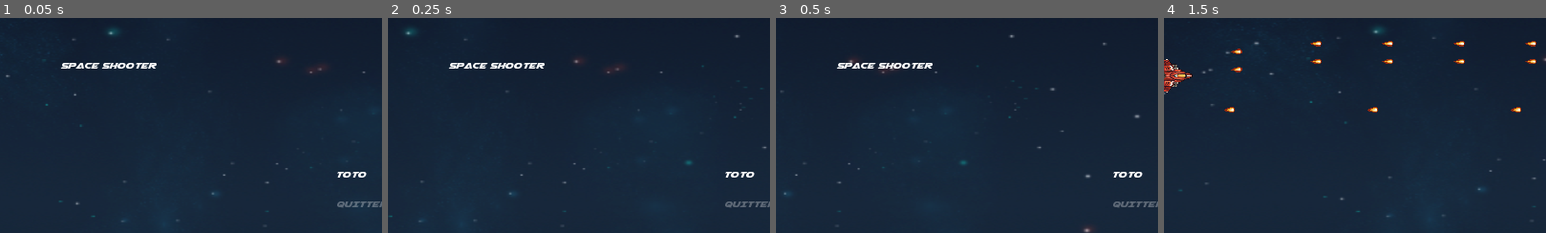
Above: before the commit, frames 1-4 (left to right).
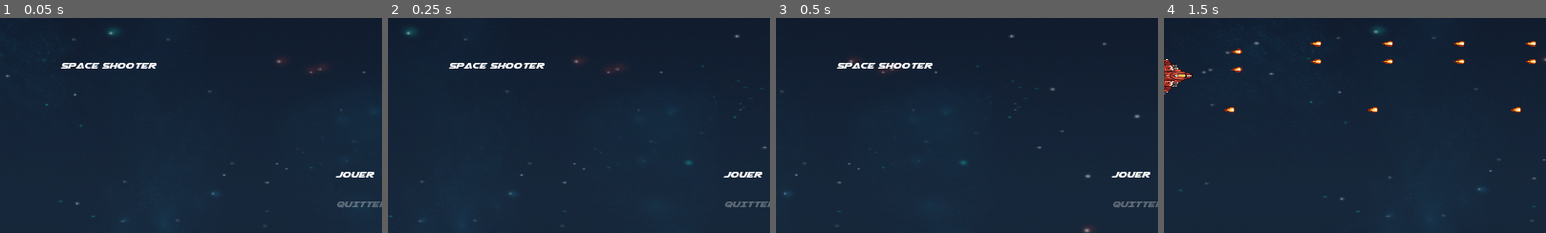
Above: after the commit, the same moments.

Repository: MilleniumBlitz/SpaceShooter
Game: Godot game, scene res://Menu/Start/StartMenu.tscn
Two runs of this game, one before a commit and one after it. Both use one fixed random seed, a clock stepped at 60 frames per second and the inputs below.
Inputs:
- Up to frame 1 (0.05 s): no input
- Up to frame 2 (0.25 s): no input
- Up to frame 3 (0.5 s): no input
- Up to frame 4 (1.5 s): hold Right (ui_right) 0.53-1.28 s; hold Space (shoot) 0.53-1.28 s; hold Down (ui_down) from 1.28 s (still down); tap Space (shoot) at 1.35 s
The pictures show only the part of the screen within x 18-68%, y 6-56%; the shares and areas given below are measured in that part.

The runs differ from the first frame. In frame 1, 0.2% of the frame differs, in the area x 87-98%, y 71-75%; in frame 2, 0.2%; in frame 3, 0.2%; in frame 4, nothing differs.

Commit message:
Improve existing menus (start, end)

Diff:
--- a/Levels/Base/BaseLevel.gd
+++ b/Levels/Base/BaseLevel.gd
@@ -17,5 +17,13 @@
 	if over == false:
 		if $Enemies.get_child_count() == 0:
 			over = true
-			print("Victoire")
-			$CanvasLayer/EndMenu.visible = true
+			print("VICTORY")
+			get_tree().change_scene("res://Menu/End/EndMenu.tscn")
+
+
+func _on_EndArea_area_entered(area):
+
+	if area is Ennemy:
+		print("FAIL")
+		print("GAME OVER")
+		get_tree().change_scene("res://Menu/End/EndMenu.tscn")
--- a/Levels/Base/BaseLevel.tscn
+++ b/Levels/Base/BaseLevel.tscn
@@ -2,8 +2,10 @@
 
 [ext_resource path="res://Levels/Base/BaseLevel.gd" type="Script" id=1]
 [ext_resource path="res://Background.tscn" type="PackedScene" id=2]
-[ext_resource path="res://Menu/End/EndMenu.tscn" type="PackedScene" id=3]
 [ext_resource path="res://UI/HealthUI.tscn" type="PackedScene" id=4]
+
+[sub_resource type="RectangleShape2D" id=1]
+extents = Vector2( 10, 350 )
 
 [node name="BaseLevel" type="Node2D"]
 script = ExtResource( 1 )
@@ -32,5 +34,9 @@
 margin_right = 640.0
 margin_bottom = 360.0
 
-[node name="EndMenu" parent="CanvasLayer" instance=ExtResource( 3 )]
-visible = false
+[node name="EndArea" type="Area2D" parent="."]
+
+[node name="CollisionShape2D" type="CollisionShape2D" parent="EndArea"]
+position = Vector2( 0, 366.251 )
+shape = SubResource( 1 )
+[connection signal="area_entered" from="EndArea" to="." method="_on_EndArea_area_entered"]
--- a/Levels/Level1.tscn
+++ b/Levels/Level1.tscn
@@ -5,8 +5,5 @@
 
 [node name="Level1" instance=ExtResource( 2 )]
 
-[node name="EndMenu" parent="." index="1"]
-visible = false
-
 [node name="Enemy" parent="Enemies" index="0" instance=ExtResource( 1 )]
 position = Vector2( 1118.6, 197.556 )
--- a/Menu/End/EndMenu.gd
+++ b/Menu/End/EndMenu.gd
@@ -1,13 +1,11 @@
-extends CenterContainer
+extends SimpleMenu
 
-#RESTART THE LEVEL
-func _on_RestartBtn_pressed():
-	get_tree().reload_current_scene()
+func _on_item_selected(value):
+	match value:
+		0:
+			#RESTART
+			get_tree().change_scene("res://Levels/Level1.tscn")
 
-#GO TO THE SELECTION MENU
-func _on_SelectionBtn_pressed():
-	get_tree().change_scene("res://Menu/LevelSelectionMenu/LevelSelectionMenu.tscn")
-
-#CLOSE THE GAME
-func _on_LeaveBtn_pressed():
-	get_tree().quit()
+		1:
+			#QUIT
+			get_tree().quit()
--- a/Menu/End/EndMenu.tscn
+++ b/Menu/End/EndMenu.tscn
@@ -1,46 +1,43 @@
-[gd_scene load_steps=2 format=2]
+[gd_scene load_steps=5 format=2]
 
-[ext_resource path="res://Menu/End/EndMenu.gd" type="Script" id=1]
+[ext_resource path="res://Background.tscn" type="PackedScene" id=1]
+[ext_resource path="res://font.tres" type="DynamicFont" id=2]
+[ext_resource path="res://Menu/End/EndMenu.gd" type="Script" id=3]
+[ext_resource path="res://Menu/Scripts/SimpleMenuItem.gd" type="Script" id=4]
 
-[node name="EndMenu" type="CenterContainer"]
-anchor_right = 1.0
-anchor_bottom = 1.0
-script = ExtResource( 1 )
+[node name="EndMenu" type="Node2D"]
+script = ExtResource( 3 )
+
+[node name="Background" parent="." instance=ExtResource( 1 )]
+margin_left = 1.12244
+margin_top = -2.11893
+margin_right = 1281.12
+margin_bottom = 717.881
+
+[node name="Restart" type="Node2D" parent="."]
+script = ExtResource( 4 )
+
+[node name="Label" type="Label" parent="Restart"]
+margin_left = 596.728
+margin_top = 243.59
+margin_right = 722.728
+margin_bottom = 261.59
+custom_fonts/font = ExtResource( 2 )
+text = "REDEMARER"
 __meta__ = {
 "_edit_use_anchors_": false
 }
 
-[node name="VBoxContainer" type="VBoxContainer" parent="."]
-margin_left = 599.0
-margin_top = 314.0
-margin_right = 680.0
-margin_bottom = 406.0
+[node name="Quit" type="Node2D" parent="."]
+script = ExtResource( 4 )
 
-[node name="NextLvlBtn" type="Button" parent="VBoxContainer"]
-margin_right = 81.0
-margin_bottom = 20.0
-text = "NEXT"
-
-[node name="RestartBtn" type="Button" parent="VBoxContainer"]
-margin_top = 24.0
-margin_right = 81.0
-margin_bottom = 44.0
-text = "RESTART"
+[node name="Label" type="Label" parent="Quit"]
+margin_left = 629.267
+margin_top = 334.087
+margin_right = 684.267
+margin_bottom = 348.087
+custom_fonts/font = ExtResource( 2 )
+text = "QUITTER"
 __meta__ = {
 "_edit_use_anchors_": false
 }
-
-[node name="SelectionBtn" type="Button" parent="VBoxContainer"]
-margin_top = 48.0
-margin_right = 81.0
-margin_bottom = 68.0
-text = "SELECTION"
-
-[node name="LeaveBtn" type="Button" parent="VBoxContainer"]
-margin_top = 72.0
-margin_right = 81.0
-margin_bottom = 92.0
-text = "LEAVE"
-[connection signal="pressed" from="VBoxContainer/RestartBtn" to="." method="_on_RestartBtn_pressed"]
-[connection signal="pressed" from="VBoxContainer/SelectionBtn" to="." method="_on_SelectionBtn_pressed"]
-[connection signal="pressed" from="VBoxContainer/LeaveBtn" to="." method="_on_LeaveBtn_pressed"]
--- a/Menu/LevelSelectionMenu/LevelBtn.gd
+++ /dev/null
@@ -1,7 +0,0 @@
-extends Button
-
-
-export(PackedScene) var level
-
-func _on_LevelBtn_pressed():
-	get_tree().change_scene_to(level)
--- a/Menu/LevelSelectionMenu/LevelBtn.tscn
+++ /dev/null
@@ -1,12 +0,0 @@
-[gd_scene load_steps=2 format=2]
-
-[ext_resource path="res://Menu/LevelSelectionMenu/LevelBtn.gd" type="Script" id=1]
-
-[node name="LevelBtn" type="Button"]
-margin_right = 60.0
-margin_bottom = 20.0
-script = ExtResource( 1 )
-__meta__ = {
-"_edit_use_anchors_": false
-}
-[connection signal="pressed" from="." to="." method="_on_LevelBtn_pressed"]
--- a/Menu/LevelSelectionMenu/LevelSelectionMenu.gd
+++ /dev/null
@@ -1,30 +0,0 @@
-extends Control
-
-const levels_path = "res://Levels/"
-
-onready var level_btn = preload("res://Menu/LevelBtn.tscn")
-
-func _ready():
-
-	var dir = Directory.new()
-	if dir.open(levels_path) == OK:
-		dir.list_dir_begin()
-		var file_name = dir.get_next()
-
-		while file_name != "":
-			file_name = dir.get_next()
-			if !dir.current_is_dir():
-				if file_name.ends_with(".tscn"):
-					var new_level_btn = Button.new()
-					new_level_btn.text = "LEVEL"
-					new_level_btn.connect("pressed", self, "load_level", [file_name])
-#					$VBoxContainer.add_child(new_level_btn)
-	else:
-		print("An error occurred when trying to access the path.")
-
-
-func load_level(file_name):
-
-	# LOAD SPECIFIC LEVEL
-	var level_path = levels_path + file_name
-	get_tree().change_scene(level_path)
--- a/Menu/LevelSelectionMenu/LevelSelectionMenu.tscn
+++ /dev/null
@@ -1,37 +0,0 @@
-[gd_scene load_steps=6 format=2]
-
-[ext_resource path="res://Menu/LevelSelectionMenu/LevelSelectionMenu.gd" type="Script" id=1]
-[ext_resource path="res://Background.tscn" type="PackedScene" id=2]
-[ext_resource path="res://Menu/LevelSelectionMenu/LevelBtn.tscn" type="PackedScene" id=3]
-[ext_resource path="res://Levels/Level2.tscn" type="PackedScene" id=4]
-[ext_resource path="res://Levels/Level1.tscn" type="PackedScene" id=5]
-
-[node name="LevelSelectionMenu" type="Control"]
-anchor_right = 1.0
-anchor_bottom = 1.0
-script = ExtResource( 1 )
-__meta__ = {
-"_edit_use_anchors_": false
-}
-
-[node name="Background" parent="." instance=ExtResource( 2 )]
-margin_right = 0.0
-margin_bottom = 0.0
-
-[node name="VBoxContainer" type="VBoxContainer" parent="."]
-margin_left = 610.0
-margin_top = 335.0
-margin_right = 670.0
-margin_bottom = 385.0
-custom_constants/separation = 10
-__meta__ = {
-"_edit_use_anchors_": false
-}
-
-[node name="LevelBtn" parent="VBoxContainer" instance=ExtResource( 3 )]
-level = ExtResource( 5 )
-
-[node name="LevelBtn2" parent="VBoxContainer" instance=ExtResource( 3 )]
-margin_top = 30.0
-margin_bottom = 50.0
-level = ExtResource( 4 )
--- a/Menu/Scripts/SimpleMenu.gd
+++ b/Menu/Scripts/SimpleMenu.gd
@@ -18,7 +18,6 @@
 	items = []
 	for c in get_children():
 		if c is SimpleMenuItem:
-			print("ototo")
 			if c.selectable:
 				items.append( c )
 				c.modulate.a = UNSELECTED_ITEM_OPACITY
--- a/Menu/Scripts/SimpleMenuItem.gd
+++ b/Menu/Scripts/SimpleMenuItem.gd
@@ -2,16 +2,3 @@
 class_name SimpleMenuItem
 
 export(bool) var selectable = true
-# Declare member variables here. Examples:
-# var a = 2
-# var b = "text"
-
-
-# Called when the node enters the scene tree for the first time.
-func _ready():
-	pass # Replace with function body.
-
-
-# Called every frame. 'delta' is the elapsed time since the previous frame.
-#func _process(delta):
-#	pass
--- a/Menu/Start/StartMenu.gd
+++ b/Menu/Start/StartMenu.gd
@@ -1,10 +1,11 @@
 extends SimpleMenu
 
 func _on_item_selected(value):
-	if value == 0:
-		get_tree().change_scene("res://Levels/Level1.tscn")
-		pass
-	elif value == 1:
-		get_tree().quit()
-		#quitter
-		pass
+
+	match value:
+		0:
+			#DEMARRER NIVEAU 1
+			get_tree().change_scene("res://Levels/Level1.tscn")
+		1:
+			#QUITTER
+			get_tree().quit()
--- a/Menu/Start/StartMenu.tscn
+++ b/Menu/Start/StartMenu.tscn
@@ -35,7 +35,7 @@
 margin_right = 40.0
 margin_bottom = 14.0
 custom_fonts/font = ExtResource( 4 )
-text = "TOTO
+text = "JOUER
 "
 __meta__ = {
 "_edit_use_anchors_": false
--- a/entities/enemy/Enemy.gd
+++ b/entities/enemy/Enemy.gd
@@ -1,5 +1,5 @@
 extends Area2D
-
+class_name Ennemy
 
 export(float) var speed = 200
 
--- a/entities/player/player.gd
+++ b/entities/player/player.gd
@@ -19,16 +19,19 @@
 	if Input.is_action_pressed("shoot") and shoot_cooldown.is_stopped():
 		shoot_cooldown.start(fire_rate)
 
+		#LEFT BULLET
 		var left_bullet = bullet.instance()
 		left_bullet.direction = Vector2.RIGHT
+		left_bullet.global_position = left_shooting_point.global_position
 		get_tree().current_scene.add_child(left_bullet)
-		left_bullet.global_position = left_shooting_point.global_position
 
+		#RIGHT BULLET
 		var right_bullet = bullet.instance()
 		right_bullet.direction = Vector2.RIGHT
+		right_bullet.global_position = right_shooting_point.global_position
 		get_tree().current_scene.add_child(right_bullet)
-		right_bullet.global_position = right_shooting_point.global_position
 
+	#DIRECTION
 	input_direction = Vector2(int(Input.is_action_pressed("ui_right")) - int(Input.is_action_pressed("ui_left")),
 				int(Input.is_action_pressed("ui_down")) - int(Input.is_action_pressed("ui_up")))
 
--- a/project.godot
+++ b/project.godot
@@ -9,6 +9,11 @@
 config_version=4
 
 _global_script_classes=[ {
+"base": "Area2D",
+"class": "Ennemy",
+"language": "GDScript",
+"path": "res://entities/enemy/Enemy.gd"
+}, {
 "base": "Node2D",
 "class": "SimpleMenu",
 "language": "GDScript",
@@ -20,6 +25,7 @@
 "path": "res://Menu/Scripts/SimpleMenuItem.gd"
 } ]
 _global_script_class_icons={
+"Ennemy": "",
 "SimpleMenu": "",
 "SimpleMenuItem": ""
 }
